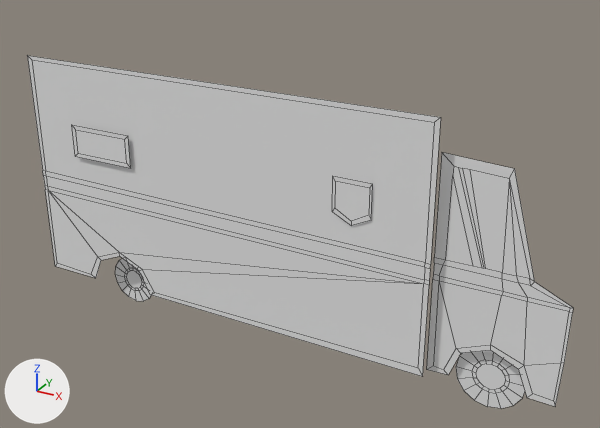
Renders of the Blender file Art/Van.blend from each side of a commit.
Before and after are seen from a 50 mm camera at (8.1, -8.46, 1.73) aimed at (3.48, -0.07, -2.47). The axes (+X, +Y, +Z) are drawn at lower left. The lights are the same throughout. Mesh edges are drawn as thin lines.
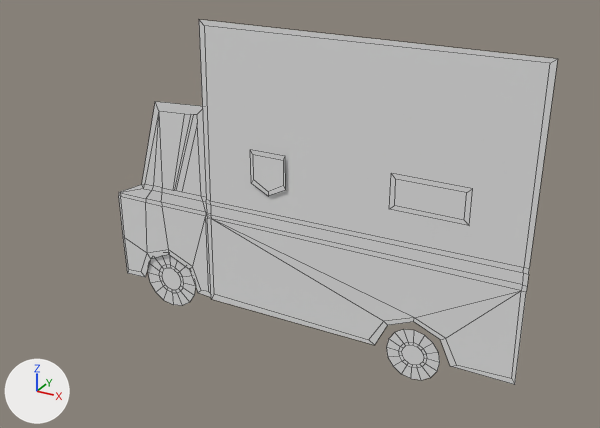
Commit message: Tweaked van model look more to more cartoony.

What changed in the scene script:
```text
Change me_cube_002:
    used by ob_cube_001; location = (3.17, 0.0, -4.34)
    remove me_cube_002.from_pydata(...)  # 199 vertices, 142 faces; spans x -3.78..3.74, y -0.41..-0.1, z -0.12..3.49
    add me_cube_002.from_pydata(...)  # 199 vertices, 142 faces; spans x -2.73..3.21, y -0.06..0.06, z -0.12..4.15
    me_cube_002 part 1: the loose piece of 51 vertices spanning x 2.14..3.74, y -0.19, z 0.22..3.04 is mirrored in x about its middle, then moved by (-4.87, 0.21, 0.0)
    me_cube_002 part 2: the loose piece of 48 vertices spanning x -2.83..-2.11, y -0.1, z -0.12..0.6 is scaled about its middle by (-1, -1.06, 1), then moved by (4.35, 0.11, 0.0)
    me_cube_002 part 3: the loose piece of 48 vertices spanning x 2.48..3.35, y -0.1, z -0.11..0.76 is scaled about its middle by (-1, -1.05, 1), then moved by (-4.81, 0.16, 0.0)
    me_cube_002 part 4: the loose piece of 8 vertices spanning x -3.05..-2.08, y -0.41, z 2.16..2.62 is scaled about its middle by (-1, -1.38, 1), then moved by (4.55, 0.39, 0.0)
    me_cube_002 part 5: the loose piece of 10 vertices spanning x 0.91..1.42, y -0.38, z 2.02..2.6 is scaled about its middle by (-1, -1.06, 1), then moved by (-1.32, 0.32, 0.0)
    me_cube_002 part 6: a new loose piece of 34 vertices spanning x -1.15..3.21, y -0.03..-0.02, z 0.23..4.15, in mat_gameatlasmaterial (its picture is missing)
    me_cube_002 part 7: the loose piece of 34 vertices spanning x -3.78..2.16, y -0.36, z 0.23..3.49 is deleted
```

Boxes (x1, y1, x2, y2) around the edits, measured in the pictures (600 x 428 px; the box of a moved part takes in the faces that stretch with it):
'Cube.001', reshaped (20% narrower)
    before: (27, 55, 573, 408)
    after: (119, 20, 558, 385)
part 1 of me_cube_002, moved or reshaped
    before: (427, 152, 573, 406)
    after: (119, 102, 211, 297)
part 2 of me_cube_002, moved or reshaped
    before: (115, 259, 151, 301)
    after: (386, 329, 440, 380)
part 3 of me_cube_002, moved or reshaped
    before: (456, 350, 525, 408)
    after: (148, 254, 196, 306)
part 4 of me_cube_002, moved or reshaped
    before: (72, 125, 131, 168)
    after: (389, 174, 472, 226)
part 5 of me_cube_002, moved or reshaped
    before: (332, 176, 373, 226)
    after: (251, 150, 286, 196)
part 6 of me_cube_002, added
    after: (199, 20, 558, 385)
part 7 of me_cube_002, deleted
    before: (27, 55, 441, 377)
